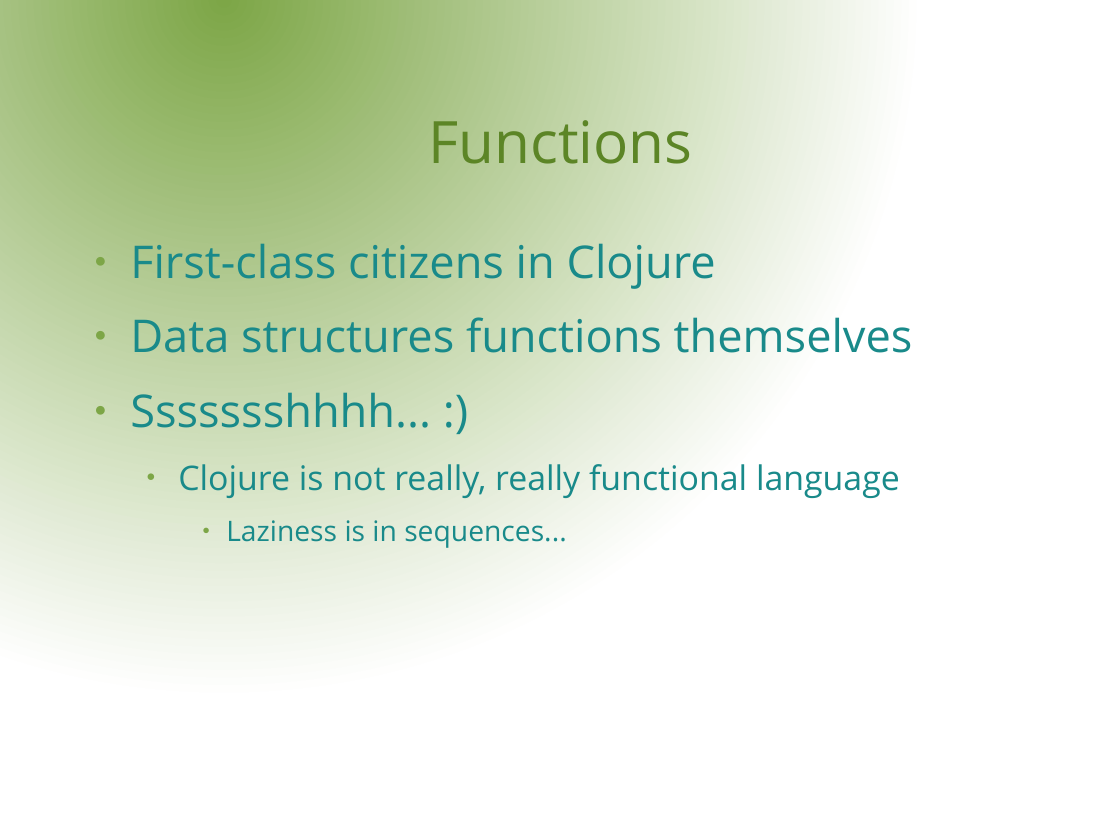
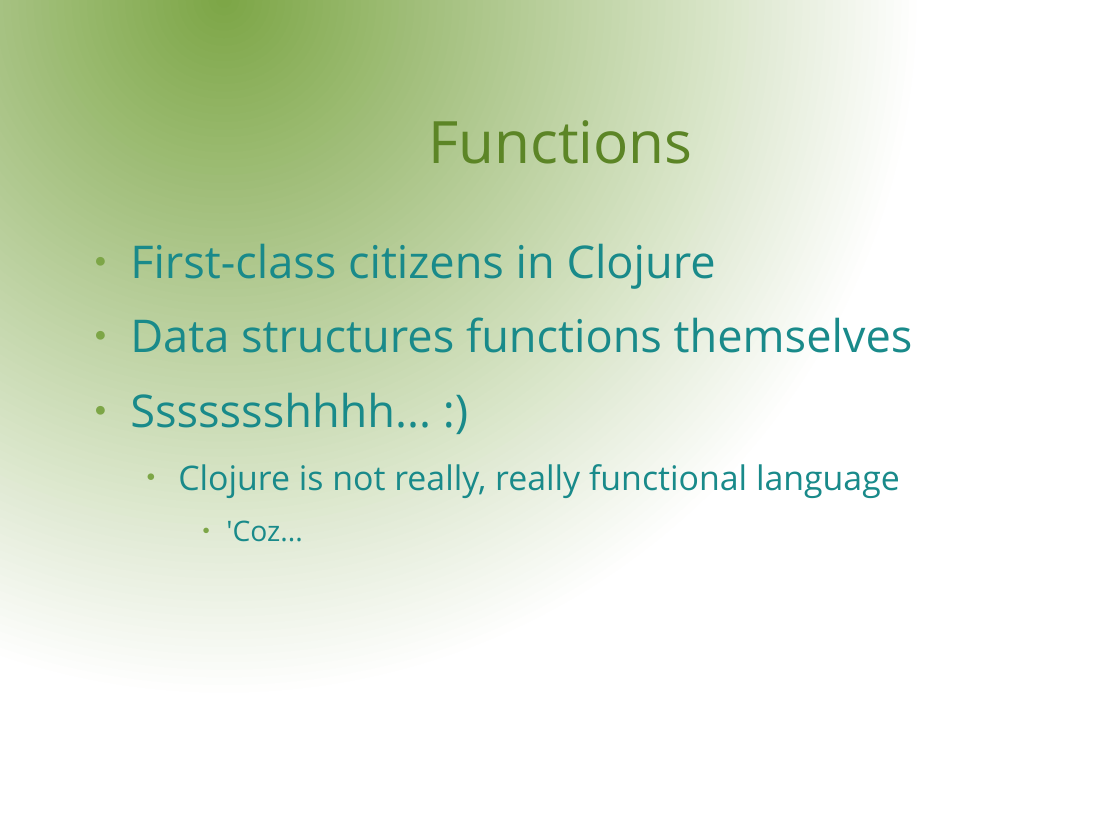
Before and after one commit to rssole/voxxed, a slide deck: slide 7 of resources/presentation/VoxxedDays.odp. Drawn at 1120x840 pixels with LibreOffice and Linux fonts; fonts in the diff are those of the drawing; background and template pictures are left out. Boxes give left, top, right and bottom in pixels: in the first picture for what was removed or moved away, otherwise in the second. Text is boxed around its words. In the diff, an @@ line names an element or a change of style, - is before the commit and + after.

```diff
--- a/resources/presentation/VoxxedDays.odp
+++ b/resources/presentation/VoxxedDays.odp
@@ text at <box>226,520,303,542</box>: text changed @@
-    ● Laziness is in sequences...
+    ● 'Coz...
```
Also in this commit, not shown: 1 other slide changed.
